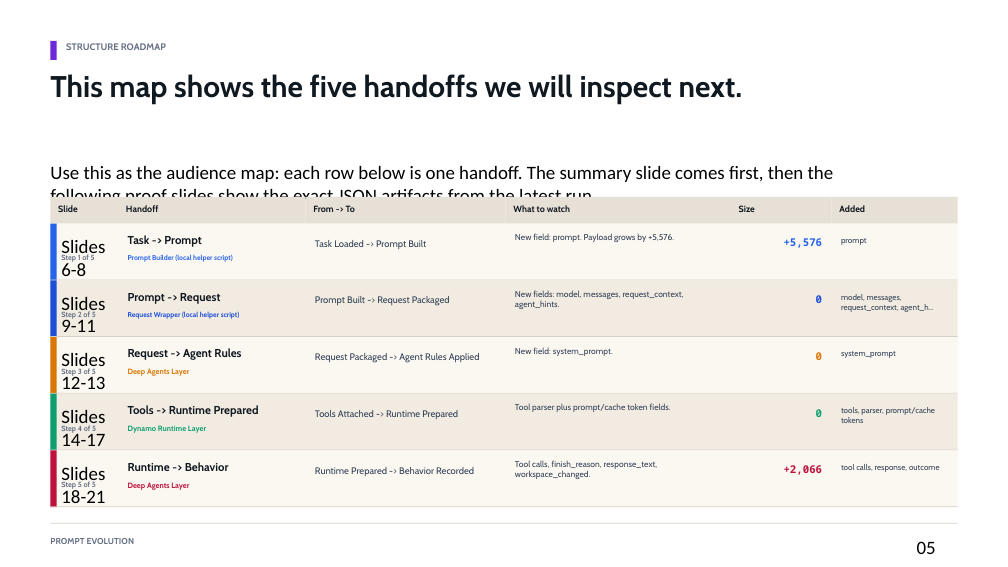
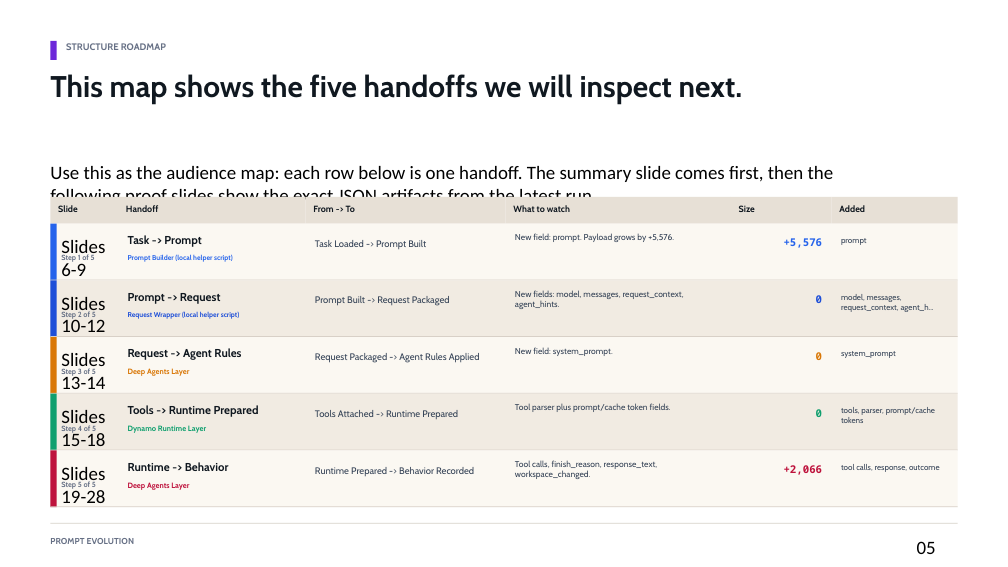
Before and after one commit to the308official-afk/kv_cache_offloading, a slide deck: slide 5 of presentations/deep-agents-prompt-evolution-story.pptx. Drawn at 1008x567 pixels with LibreOffice and Linux fonts; fonts in the diff are those of the drawing. Boxes give left, top, right and bottom in pixels: in the first picture for what was removed or moved away, otherwise in the second. Text is boxed around its words. In the diff, an @@ line names an element or a change of style, - is before the commit and + after.

```diff
--- a/presentations/deep-agents-prompt-evolution-story.pptx
+++ b/presentations/deep-agents-prompt-evolution-story.pptx
@@ text at bbox=[61, 240, 105, 276]: text changed @@
-Slides 6-8
+Slides 6-9
@@ text at bbox=[61, 297, 105, 332]: text changed @@
-Slides 9-11
+Slides 10-12
@@ text at bbox=[61, 353, 105, 389]: text changed @@
-Slides 12-13
+Slides 13-14
@@ text at bbox=[61, 410, 105, 446]: text changed @@
-Slides 14-17
+Slides 15-18
@@ text at bbox=[61, 467, 105, 503]: text changed @@
-Slides 18-21
+Slides 19-28
```
Also in this commit, not shown: 11 other slides changed, 12 slides added, 8 slides removed, 45 other files.
